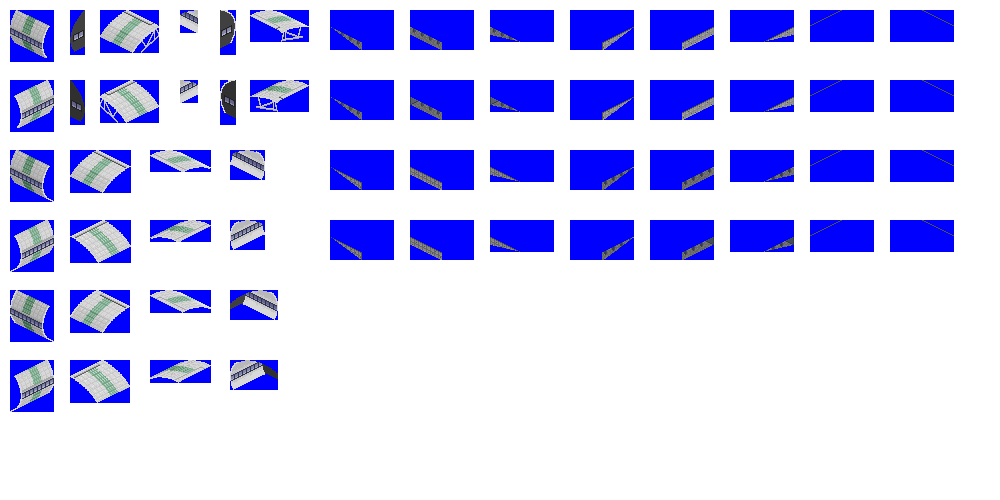
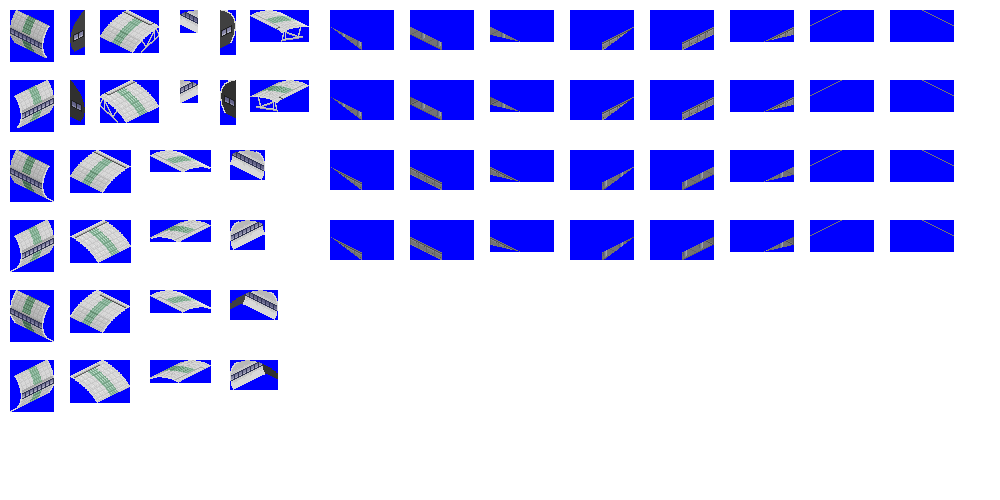
Two versions of the same layered image (1000x500). Layer-by-layer changes:
painted on "sprites" over (x1=331, y1=10, x2=954, y2=260)
